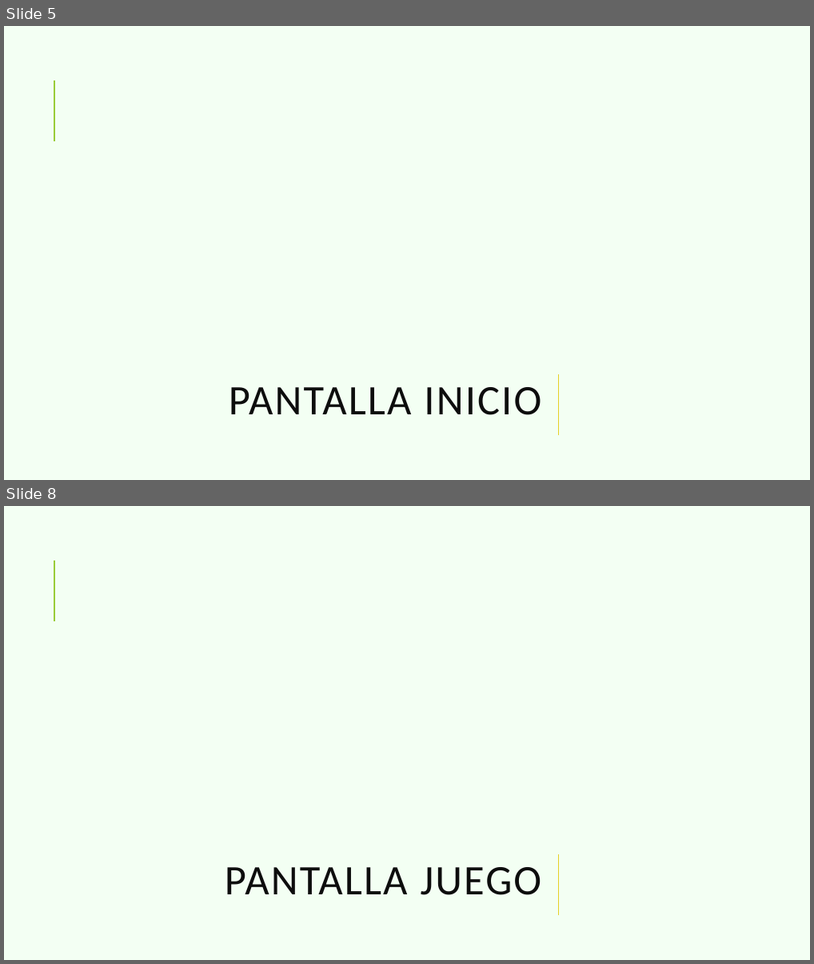
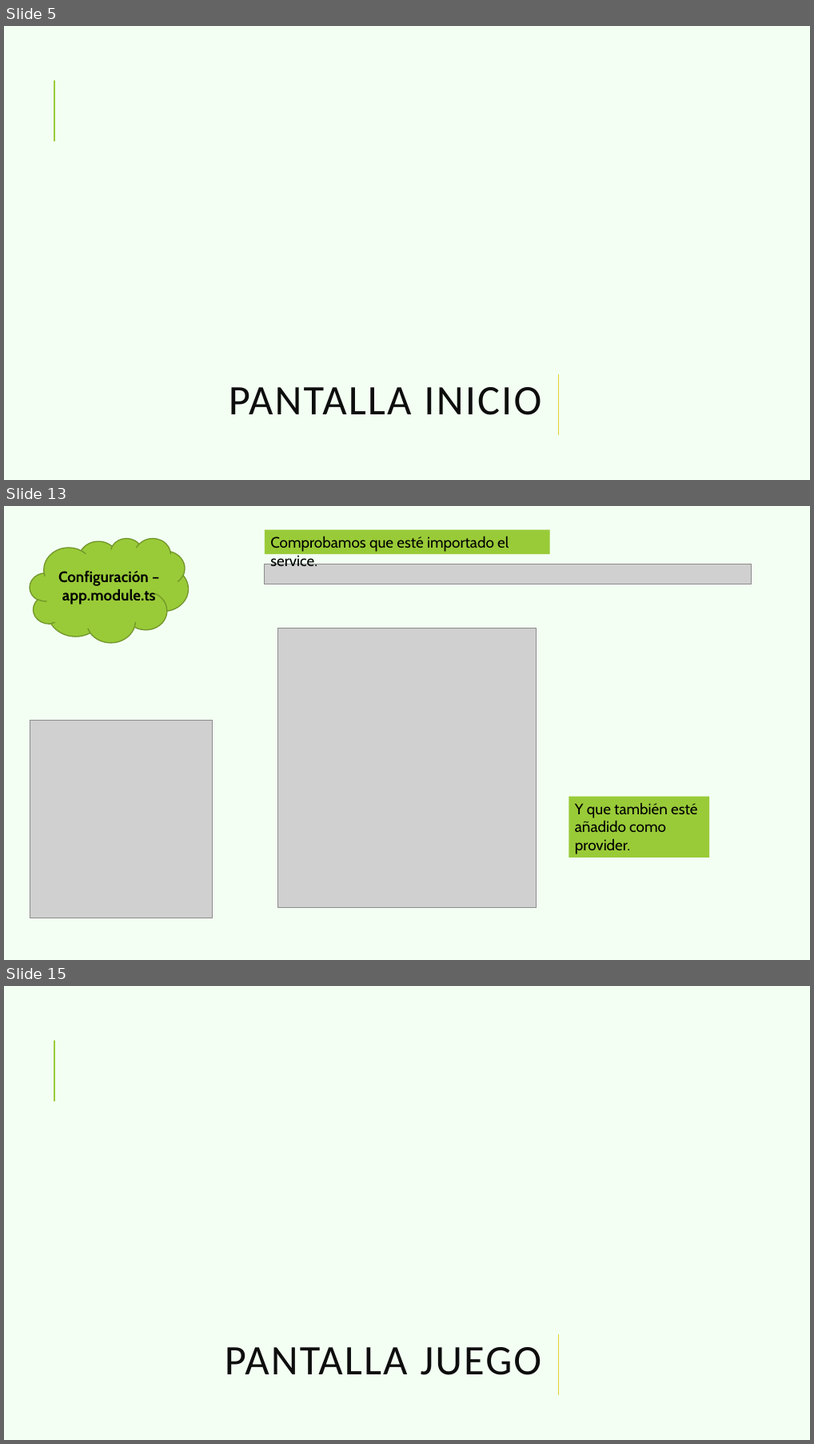
Before and after one commit to azaharafernandezguizan/STEMTrivialAngular, a slide deck: Documents/Trivial_Angular.pptx. Shown one above the other, each under a label of ours: slides 5 and 8 before the commit, slides 5, 13 and 15 after it; the slides between them are not shown. The pictures are 814x964 and 814x1444 pixels, drawn with LibreOffice and Linux fonts; fonts in the diff are those of the drawing; grey boxes stand for pictures; background and template pictures are left out. Boxes give left, top, right and bottom in pixels: in the first picture for what was removed or moved away, otherwise in the second. Text is boxed around its words. In the diff, an @@ line names an element or a change of style, - is before the commit and + after.

```diff
--- a/Documents/Trivial_Angular.pptx
+++ b/Documents/Trivial_Angular.pptx
@@ slide 13 added at (x1=4, y1=506, x2=810, y2=960), background #F3FFF3; not listed: 1 template element that a slide beside it also shows @@
@@ rectangle added at (x1=265, y1=529, x2=550, y2=554), fill #99CB38, 18 pt, text #000000 @@
+Comprobamos que esté importado el service.
@@ cloud added at (x1=30, y1=538, x2=189, y2=642), fill #99CB38, outline #719629 1.25 pt @@
@@ text added at (x1=58, y1=571, x2=156, y2=604), 18 pt, text #000000, bold @@
+Configuración – app.module.ts
@@ picture added at (x1=265, y1=564, x2=752, y2=584) @@
@@ picture added at (x1=278, y1=628, x2=537, y2=907) @@
@@ picture added at (x1=30, y1=720, x2=213, y2=918) @@
@@ rectangle added at (x1=570, y1=796, x2=710, y2=857), fill #99CB38, 18 pt, text #000000 @@
+Y que también esté añadido como provider.
@@ what was slide 8 is now slide 15 @@
```
Also in this commit, not shown: 14 other slides added, 6 slides removed, 2 other files.
